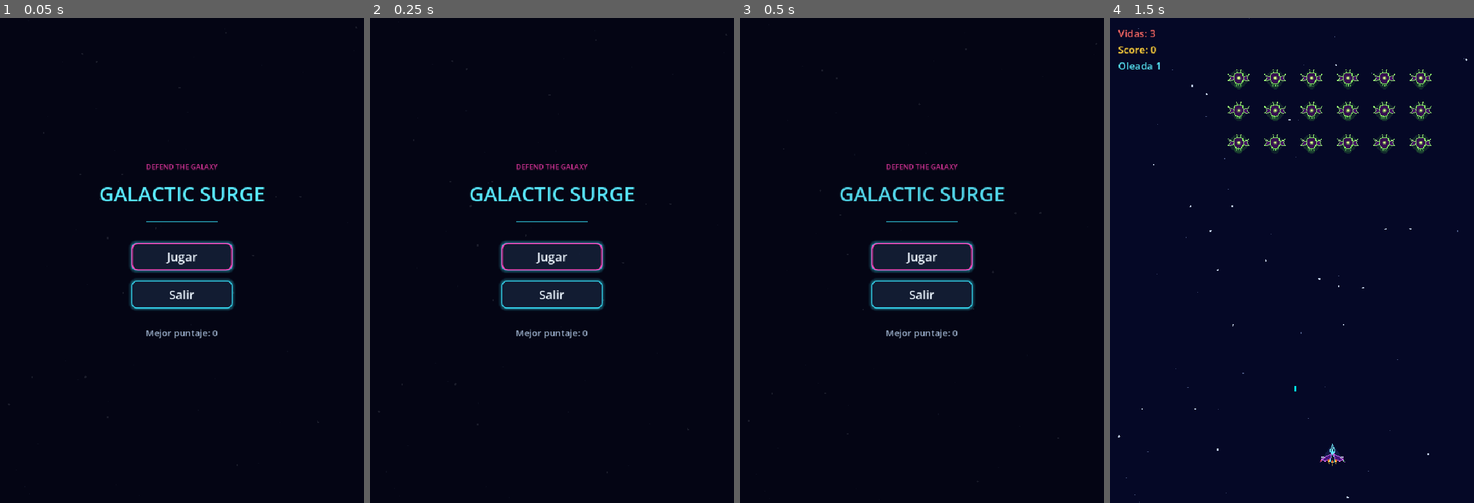
Above: before the commit, frames 1-4 (left to right).
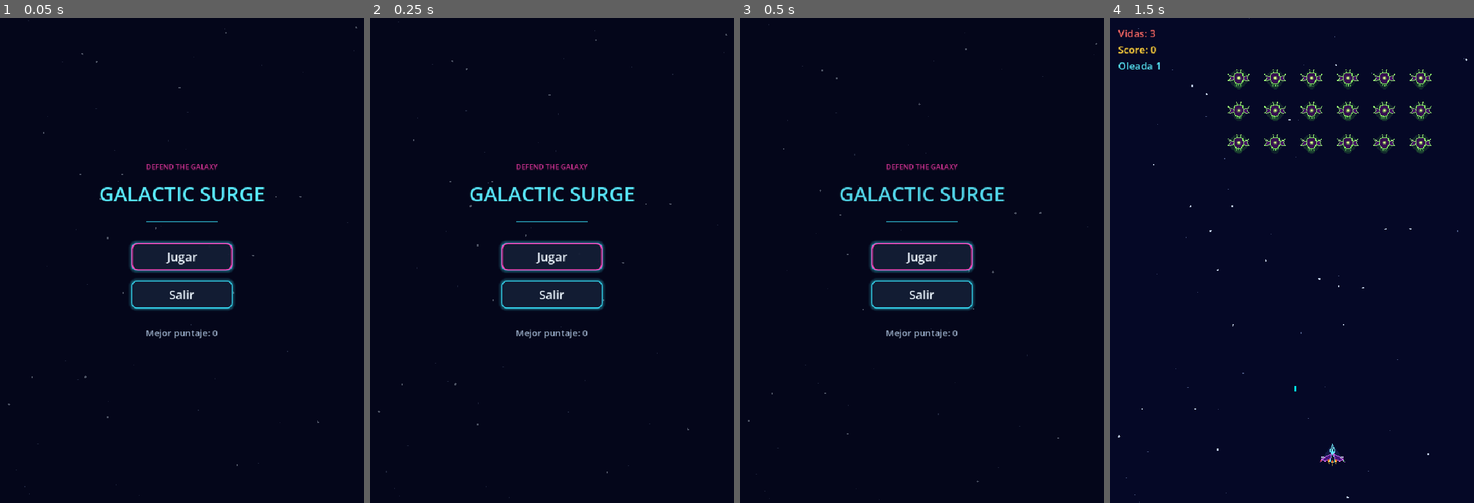
Above: after the commit, the same moments.

Repository: Frank-0511/galactic-surge
Game: Godot game, scene res://scenes/main/main.tscn
Same seed, same stepped clock (60 frames per second), same inputs: the game is played once before the commit and once after it.
Inputs (mouse positions are in pixels of both pictures, inside the frame that each line leads up to):
- Up to frame 1 (0.05 s): no input
- Up to frame 2 (0.25 s): no input
- Up to frame 3 (0.5 s): no input
- Up to frame 4 (1.5 s): click "Jugar" at 0.5 s; tap Enter at 1.25 s; move the mouse to (1372, 236) at 1.27 s; hold Right (move_right) from 1.28 s (still down); hold Space (shoot) from 1.28 s (still down); click (1372, 236) at 1.42 s

The runs differ from the first frame. In frame 1, less than 0.1% of the frame differs, in the area x 2-99%, y 0-99%; in frame 2, less than 0.1%; in frame 3, less than 0.1%; in frame 4, nothing differs.

Commit message:
feat: agregar presentación final y recursos visuales para "Galactic Surge"

Diff:
--- a/scenes/ui/main_menu.tscn
+++ b/scenes/ui/main_menu.tscn
@@ -22,7 +22,7 @@
 anchor_bottom = 1.0
 grow_horizontal = 2
 grow_vertical = 2
-color = Color(0.015, 0.02, 0.07, 0.88)
+color = Color(0.015, 0.02, 0.07, 0.6)
 mouse_filter = 2
 
 [node name="KickerLabel" type="Label" parent="Control"]
